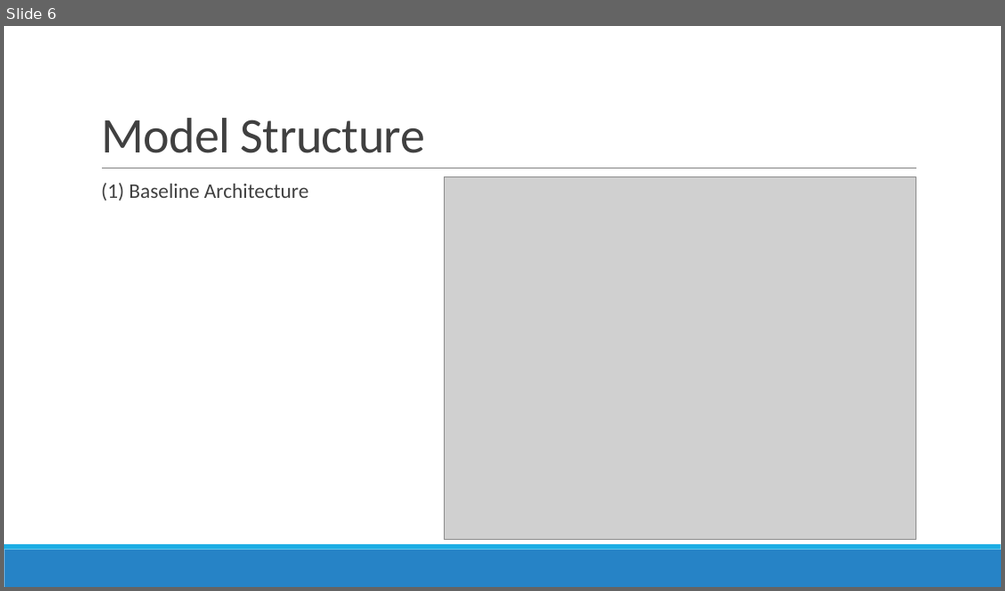
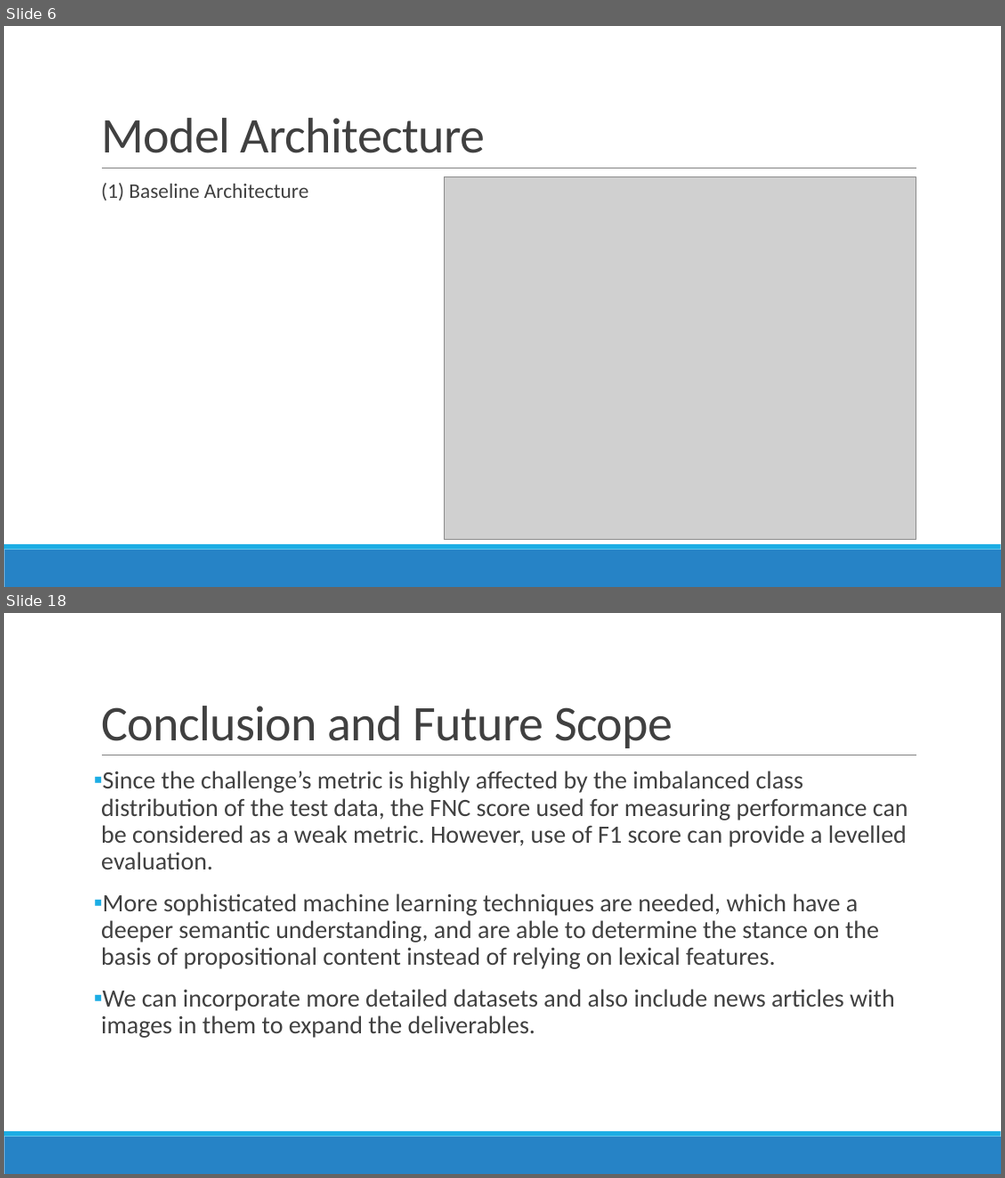
Before and after one commit to amansh45/fnc, a slide deck: SMAIPro.pptx. Shown one above the other, each under a label of ours: slide 6 before the commit, slides 6 and 18 after it; the slides between them are not shown. The pictures are 1005x591 and 1005x1178 pixels, drawn with LibreOffice and Linux fonts; fonts in the diff are those of the drawing; grey boxes stand for pictures. Boxes give left, top, right and bottom in pixels: in the first picture for what was removed or moved away, otherwise in the second. Text is boxed around its words. In the diff, an @@ line names an element or a change of style, - is before the commit and + after.

```diff
--- a/SMAIPro.pptx
+++ b/SMAIPro.pptx
@@ slide 18 added at (4, 613, 1001, 1174), background #FFFFFF; not listed: 3 template elements that a slide beside it also shows @@
@@ title added at (101, 706, 672, 748), 48 pt, text #404040 @@
+Conclusion and Future Scope
@@ text added at (101, 771, 908, 1038), 24 pt, text #404040 @@
+▪ Since the challenge’s metric is highly affected by the imbalanced class distribution of the test data, the FNC score used for measuring performance can be considered as a weak metric. However, use of F1 score can provide a levelled evaluation.
+▪ More sophisticated machine learning techniques are needed, which have a deeper semantic understanding, and are able to determine the stance on the basis of propositional content instead of relying on lexical features.
+▪ We can incorporate more detailed datasets and also include news articles with images in them to expand the deliverables.
@@ slide 6 changed as well @@
@@ title at (101, 118, 485, 153): text changed @@
-Model Structure
+Model Architecture
```
Also in this commit, not shown: 1 other slide changed, 12 other slides added, 4 slides removed.
